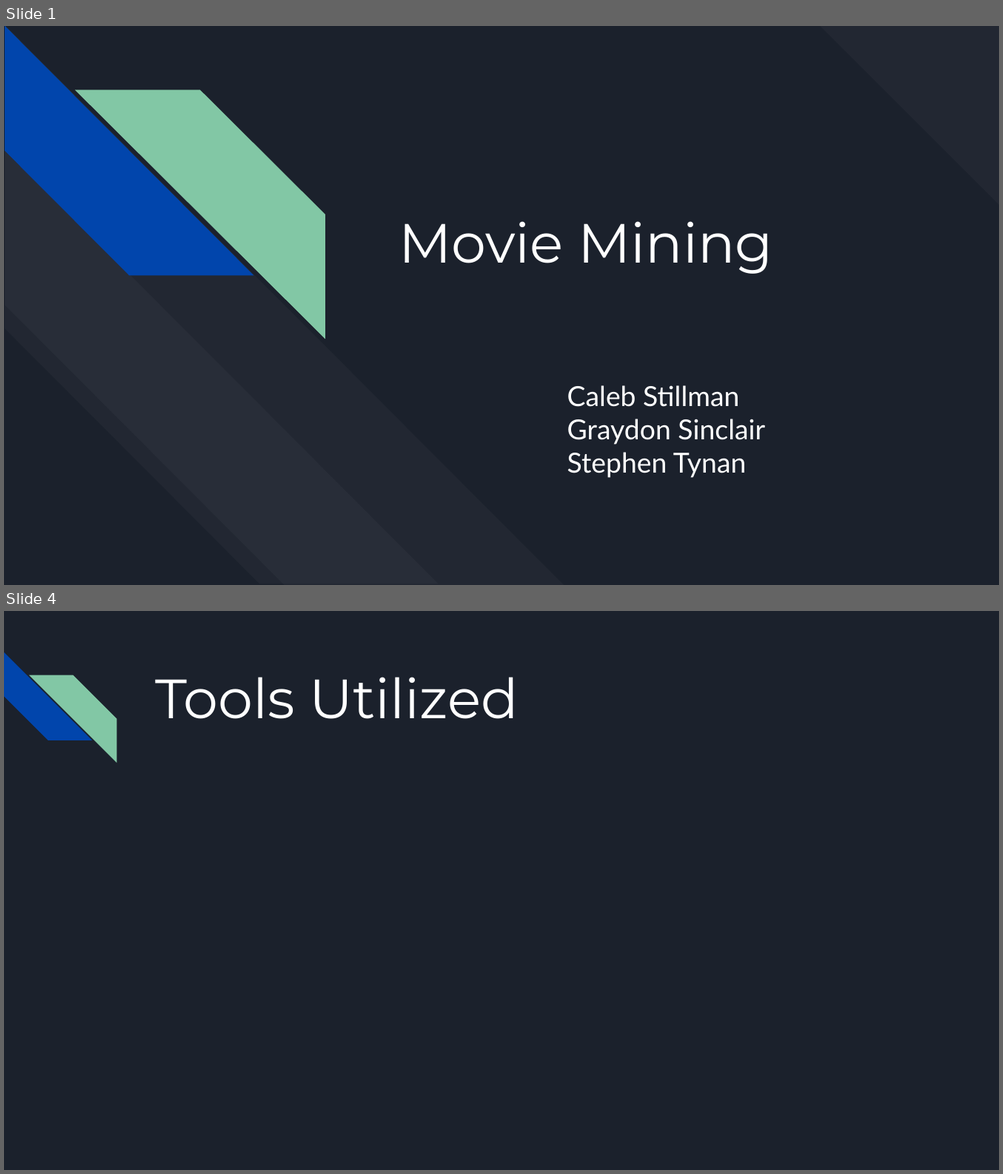
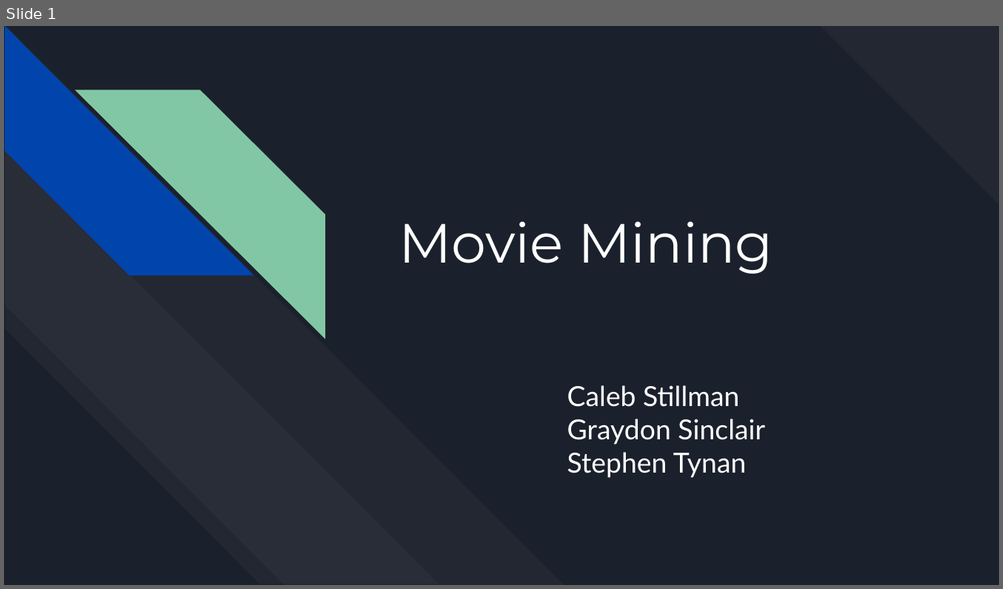
Before and after one commit to cstillma/MovieMining, a slide deck: Deliverables - Raw/08_MovieMining_Part6.pptx. Shown one above the other, each under a label of ours: slides 1 and 4 before the commit, slide 1 after it; the slides between them are not shown. The pictures are 1003x1174 and 1003x589 pixels, drawn with LibreOffice and Linux fonts; fonts in the diff are those of the drawing. Boxes give left, top, right and bottom in pixels: in the first picture for what was removed or moved away, otherwise in the second. Text is boxed around its words. In the diff, an @@ line names an element or a change of style, - is before the commit and + after.

```diff
--- a/Deliverables - Raw/08_MovieMining_Part6.pptx
+++ b/Deliverables - Raw/08_MovieMining_Part6.pptx
@@ slide 4 removed at (4,611,999,1170), background #1B212C @@
@@ diag stripe removed at (4,652,91,741) @@
@@ diag stripe removed at (29,675,116,762) @@
@@ title removed at (155,677,518,719) @@
-Tools Utilized
```
Also in this commit, not shown: 1 slide changed, 6 slides added, 4 other slides removed.
